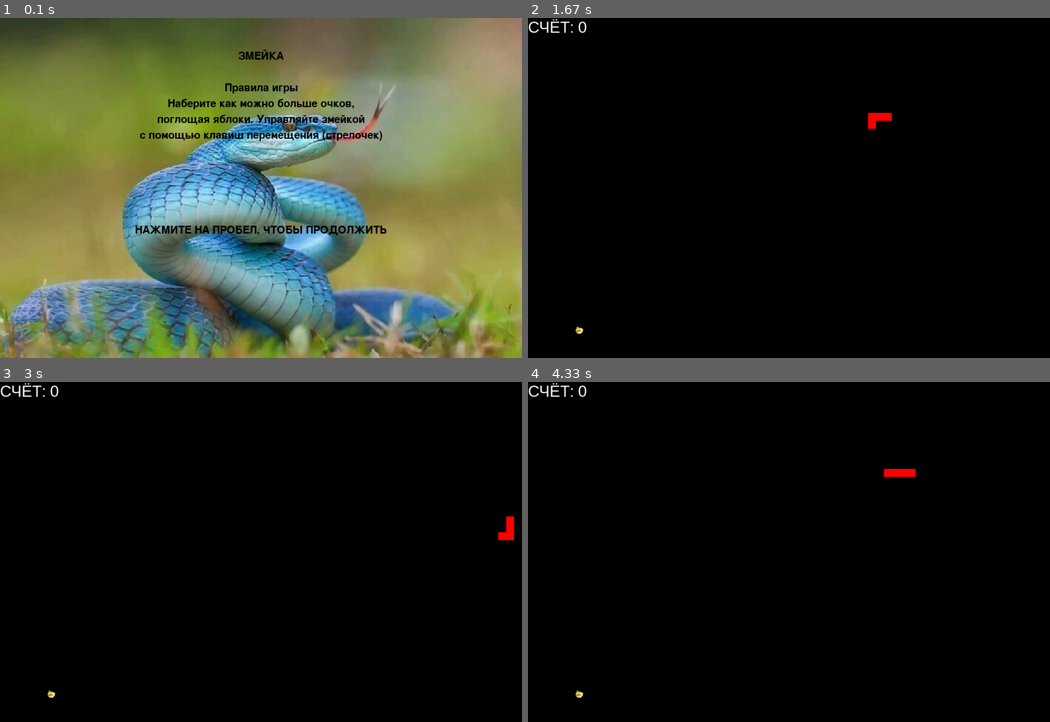
Above: before the commit, frames 1-4 (two rows, left to right).
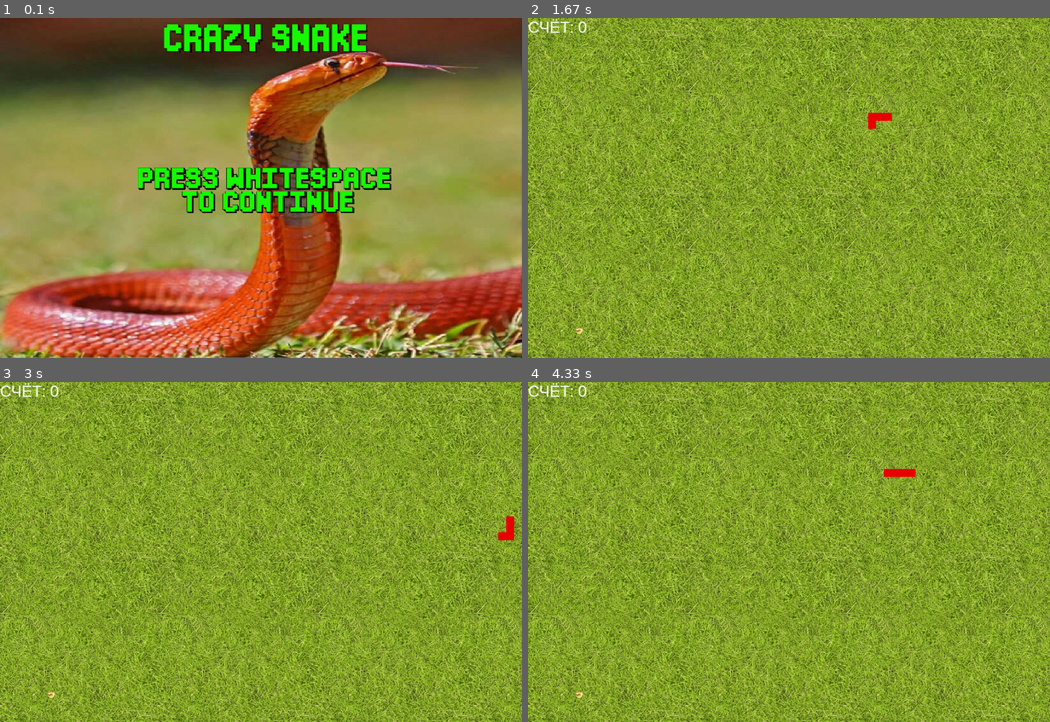
Above: after the commit, the same moments.

Repository: maksgitm/project_pygame
Game: pygame game, started from main.py
The game is run twice, just before and just after one commit, with the same random seed, the same clock (stepped at 60 frames per second) and the same inputs.
Inputs:
- Up to frame 1 (0.1 s): no input
- Up to frame 2 (1.67 s): tap Space at 0.33 s; hold Right 0.67-1.13 s; hold Up 1.17-1.47 s; hold Right from 1.5 s (still down)
- Up to frame 3 (3 s): release Right at 1.97 s; hold Left 2-2.53 s; hold Down 2.57-2.87 s; hold Left from 2.9 s (still down)
- Up to frame 4 (4.33 s): release Left at 3.3 s; hold Up 3.33-3.7 s; hold Left from 3.73 s (still down)

The runs differ from the first frame. In frame 1, 83% of the frame differs, in the area x 0-100%, y 0-100%; in frame 2, 100%; in frame 3, 100%; in frame 4, 100%.

Commit message:
07.02.24

Diff:
--- a/data/nw.py
+++ /dev/null
@@ -1 +0,0 @@
-print(109 in range(100, 110))
--- a/main.py
+++ b/main.py
@@ -93,7 +93,7 @@
         else:
             self.body.insert(0, list(self.head))
             for el in self.body:
-                pygame.draw.rect(screen, pygame.Color('red'), (el[0], el[1], 15, 15))
+                pygame.draw.rect(screen, (235, 0, 0), (el[0], el[1], 15, 15))
             del self.body[-1]
             return False
 
@@ -130,7 +130,7 @@
         else:
             self.body.insert(0, list(self.head))
             for el in self.body:
-                pygame.draw.rect(screen, pygame.Color('red'), (el[0], el[1], 15, 15))
+                pygame.draw.rect(screen, (235, 0, 0), (el[0], el[1], 15, 15))
             del self.body[-1]
             return False
 
@@ -167,7 +167,7 @@
         else:
             self.body.insert(0, list(self.head))
             for el in self.body:
-                pygame.draw.rect(screen, pygame.Color('red'), (el[0], el[1], 15, 15))
+                pygame.draw.rect(screen, (235, 0, 0), (el[0], el[1], 15, 15))
             del self.body[-1]
             return False
 
@@ -197,7 +197,7 @@
         else:
             self.body.insert(0, list(self.head))
             for el in self.body:
-                pygame.draw.rect(screen, pygame.Color('red'), (el[0], el[1], 15, 15))
+                pygame.draw.rect(screen, (235, 0, 0), (el[0], el[1], 15, 15))
             if self.head[0] == self.apple_cords[0] and self.head[1] == self.apple_cords[1]:
                 self.apple.del_apples()
                 self.speed.speed_up()
@@ -245,7 +245,7 @@
             if e.type == pygame.QUIT:
                 terminate()
             elif keys[pygame.K_SPACE]:
-                pygame.draw.rect(screen, pygame.Color('red'), (495, 285, 15, 15))
+                pygame.draw.rect(screen, (225, 0, 0), (495, 285, 15, 15))
                 start_screen()
                 return
         pygame.display.flip()
@@ -258,29 +258,33 @@
 
 
 def start_screen():
-    intro_text = ["ЗМЕЙКА", "",
-                  "Правила игры",
-                  "Наберите как можно больше очков,",
-                  "поглощая яблоки. Управляйте змейкой",
-                  "с помощью клавиш перемещения (стрелочек)",
-                  "",
-                  "",
-                  "",
-                  "",
-                  "",
-                  "НАЖМИТЕ НА ПРОБЕЛ, ЧТОБЫ ПРОДОЛЖИТЬ"]
+    # intro_text = ["ЗМЕЙКА", "",
+    #               "Правила игры",
+    #               "Наберите как можно больше очков,",
+    #               "поглощая яблоки. Управляйте змейкой",
+    #               "с помощью клавиш перемещения (стрелочек)",
+    #               "",
+    #               "",
+    #               "",
+    #               "",
+    #               "",
+    #               "НАЖМИТЕ НА ПРОБЕЛ, ЧТОБЫ ПРОДОЛЖИТЬ"]
 
     fon = pygame.transform.scale(load_image('snake_fon.jpg'), (WIDTH, HEIGHT))
     screen.blit(fon, (0, 0))
+    fon2 = pygame.transform.scale(load_image('fon2.gif'), (550, 150))
+    screen.blit(fon2, (WIDTH // 4 - 20, HEIGHT // 2 - 70))
+    fon3 = pygame.transform.scale(load_image('fon3.gif'), (450, 120))
+    screen.blit(fon3, (280, -20))
     font = pygame.font.Font(None, 30)
     text_coord = 50
-    for line in intro_text:
-        string_rendered = font.render(line, 1, pygame.Color('black'))
-        intro_rect = string_rendered.get_rect(center=(WIDTH // 2, HEIGHT // 2))
-        text_coord += 10
-        intro_rect.top = text_coord
-        text_coord += intro_rect.height
-        screen.blit(string_rendered, intro_rect)
+    # for line in intro_text:
+    #     string_rendered = font.render(line, 1, pygame.Color('black'))
+    #     intro_rect = string_rendered.get_rect(center=(WIDTH // 2, HEIGHT // 2))
+    #     text_coord += 10
+    #     intro_rect.top = text_coord
+    #     text_coord += intro_rect.height
+    #     screen.blit(string_rendered, intro_rect)
 
     while True:
         for e in pygame.event.get():
@@ -331,7 +335,7 @@
             if e.type == pygame.QUIT:
                 terminate()
             elif keys[pygame.K_SPACE]:
-                pygame.draw.rect(screen, pygame.Color('red'), (495, 285, 15, 15))
+                pygame.draw.rect(screen, (235, 0, 0), (495, 285, 15, 15))
                 start_screen()
                 return
         pygame.display.flip()
@@ -353,8 +357,9 @@
 font2 = pygame.font.SysFont('Arial', 30)
 score = font2.render('СЧЁТ: ', 1, pygame.Color('white'))
 snake = Snake()
+grass = load_image('grass2.png')
 while running:
-    screen.fill(pygame.Color('black'))
+    screen.blit(grass, (0, 0))
     speed = snake.update_speed()[0]
     if snake.update_speed()[1] >= 500:
         do = True
@@ -366,7 +371,7 @@
     score = font2.render(f'СЧЁТ: {snake.update_speed()[1]}', 1, pygame.Color('white'))
     if not (down or up or right or left):
         apples_cords = []
-        pygame.draw.rect(screen, pygame.Color('red'), (495, 285, 45, 15))
+        pygame.draw.rect(screen, (235, 0, 0), (495, 285, 45, 15))
     for event in pygame.event.get():
         if event.type == pygame.QUIT:
             terminate()
Binary file added: data/beginning.gif
Binary file removed: data/fon.png
Binary file added: data/fon2.gif
Binary file added: data/fon3.gif
Binary file removed: data/golden_apple.jpg
Binary file added: data/grass2.png
Binary file changed: data/snake_fon.jpg
Binary file added: data/win.gif
